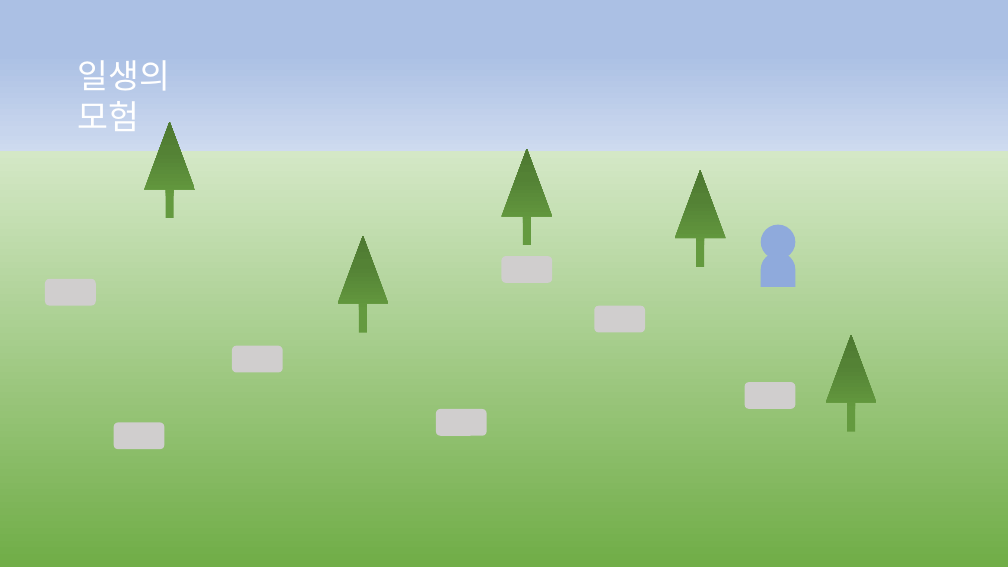
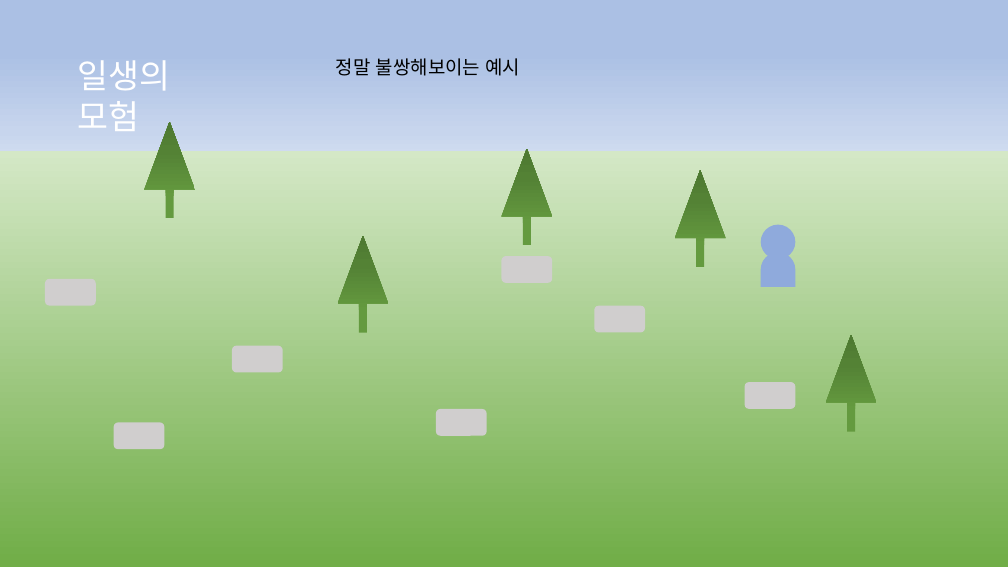
Before and after one commit to ufxpri/Percent, a slide deck: slide 4 of document/2. 본선/스타일.pptx (slide 3 before the commit). Drawn at 1008x567 pixels with LibreOffice and Linux fonts; fonts in the diff are those of the drawing. Boxes give left, top, right and bottom in pixels: in the first picture for what was removed or moved away, otherwise in the second. Text is boxed around its words. In the diff, an @@ line names an element or a change of style, - is before the commit and + after.

```diff
--- a/document/2. 본선/스타일.pptx
+++ b/document/2. 본선/스타일.pptx
@@ text added at [336,58,521,76], 18 pt, text #000000 @@
+정말 불쌍해보이는 예시
```
Also in this commit, not shown: 1 other slide changed, 2 slides added, 1 slide removed, 4 other files.
